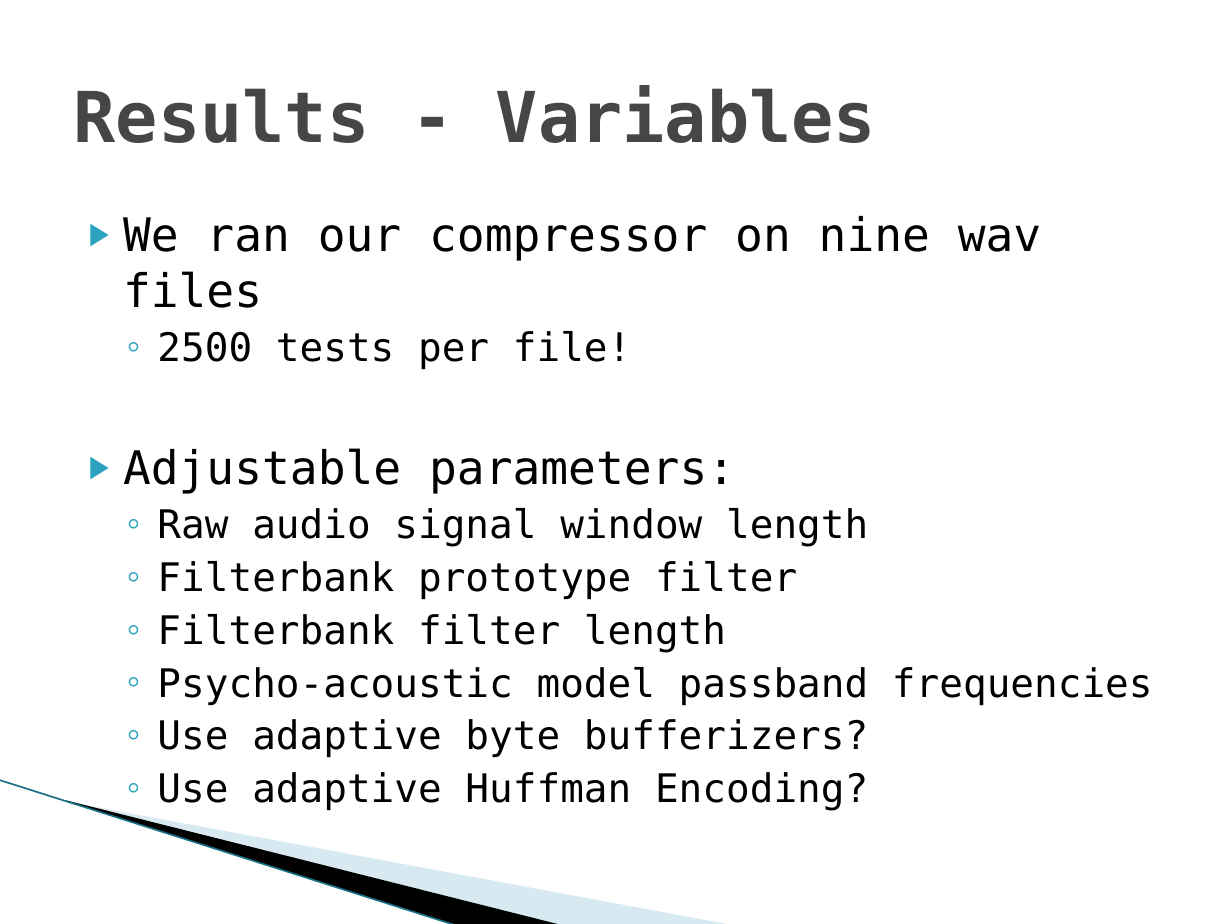
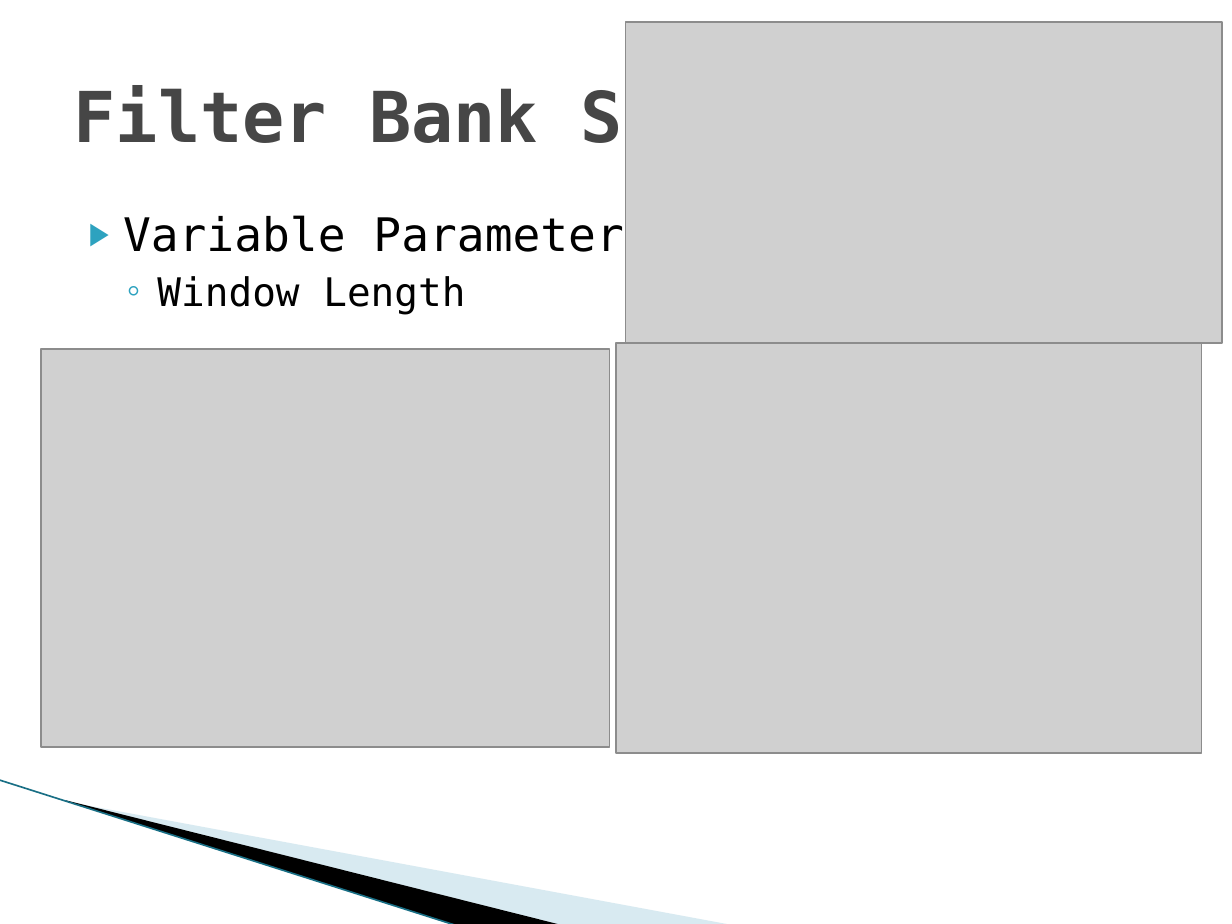
Before and after one commit to ericaddison/Algs_Term_Project, a slide deck: slide 7 of report/JET Audio Encoder.pptx (slide 9 before the commit). Drawn at 1232x924 pixels with LibreOffice and Linux fonts; fonts in the diff are those of the drawing; grey boxes stand for pictures; background and template pictures are left out. Boxes give left, top, right and bottom in pixels: in the first picture for what was removed or moved away, otherwise in the second. Text is boxed around its words. In the diff, an @@ line names an element or a change of style, - is before the commit and + after.

```diff
--- a/report/JET Audio Encoder.pptx
+++ b/report/JET Audio Encoder.pptx
@@ picture added at (x1=626, y1=22, x2=1222, y2=344) @@
@@ title at (x1=74, y1=85, x2=749, y2=157): text changed @@
-Results - Variables
+Filter Bank Step
@@ text at (x1=123, y1=214, x2=651, y2=315): text changed; size 23 to 27 pt @@
-▶ We ran our compressor on nine wav files
-  ◦ 2500 tests per file!
-▶ Adjustable parameters:
-  ◦ Raw audio signal window length
-  ◦ Filterbank prototype filter
-  ◦ Filterbank filter length
-  ◦ Psycho-acoustic model passband frequencies
-  ◦ Use adaptive byte bufferizers?
-  ◦ Use adaptive Huffman Encoding?
+▶ Variable Parameters
+  ◦ Window Length
@@ picture added at (x1=41, y1=349, x2=610, y2=747) @@
@@ picture added at (x1=616, y1=342, x2=1201, y2=753) @@
```
Also in this commit, not shown: 6 other slides changed, 3 slides added, 7 slides removed, 1 other file.
